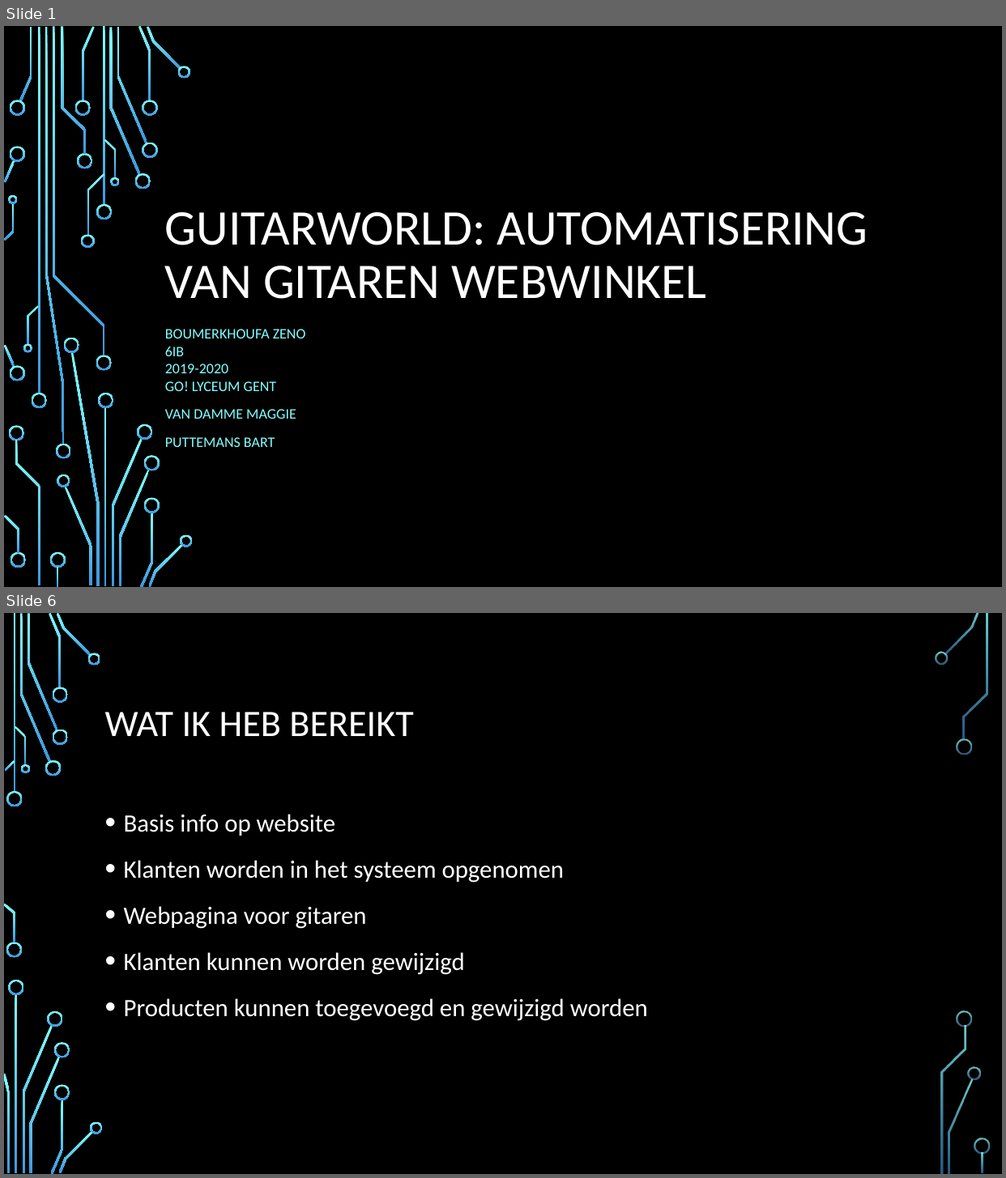
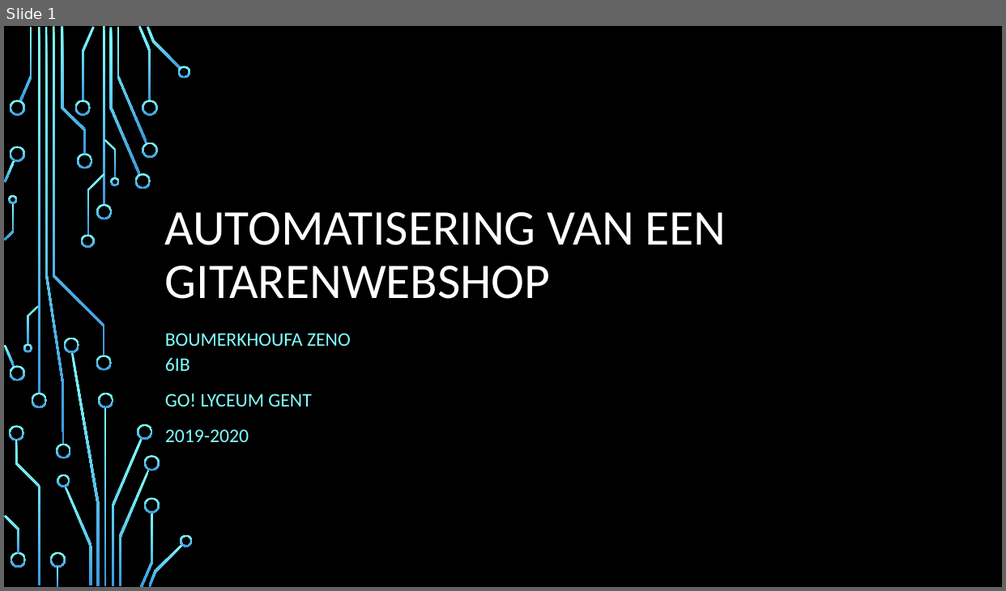
Before and after one commit to ZenoBoumerkhoufa/GuitarWorld, a slide deck: GIP/documents/Guitarworld.pptx. Shown one above the other, each under a label of ours: slides 1 and 6 before the commit, slide 1 after it; the slides between them are not shown. The pictures are 1006x1178 and 1006x591 pixels, drawn with LibreOffice and Linux fonts; fonts in the diff are those of the drawing; background and template pictures are left out. Boxes give left, top, right and bottom in pixels: in the first picture for what was removed or moved away, otherwise in the second. Text is boxed around its words. In the diff, an @@ line names an element or a change of style, - is before the commit and + after.

```diff
--- a/GIP/documents/Guitarworld.pptx
+++ b/GIP/documents/Guitarworld.pptx
@@ slide 6 removed at (4, 613, 1002, 1174), background picture (left out) @@
@@ title removed at (105, 712, 413, 736) @@
-WAT IK HEB BEREIKT
@@ text removed at (124, 814, 648, 1021) @@
-• Basis info op website
-• Klanten worden in het systeem opgenomen
-• Webpagina voor gitaren
-• Klanten kunnen worden gewijzigd
-• Producten kunnen toegevoegd en gewijzigd worden
@@ group removed at (4, 613, 990, 1174): 33 freeform shapes, 3 rectangles @@
@@ slide 1 changed as well @@
@@ title at (165, 212, 727, 299): text changed @@
-GUITARWORLD: AUTOMATISERING VAN GITAREN WEBWINKEL
+AUTOMATISERING VAN EEN GITARENWEBSHOP
@@ subtitle at (165, 333, 351, 442): text changed; size 14 to 18.5 pt @@
-BOUMERKHOUFA ZENO
-6IB
-2019-2020
-GO! LYCEUM GENT
-VAN DAMME MAGGIE
-PUTTEMANS BART
+BOUMERKHOUFA ZENO
+6IB
+GO! LYCEUM GENT
+2019-2020
```
Also in this commit, not shown: 3 other slides changed, 7 slides added, 4 other slides removed, 19 other files.
